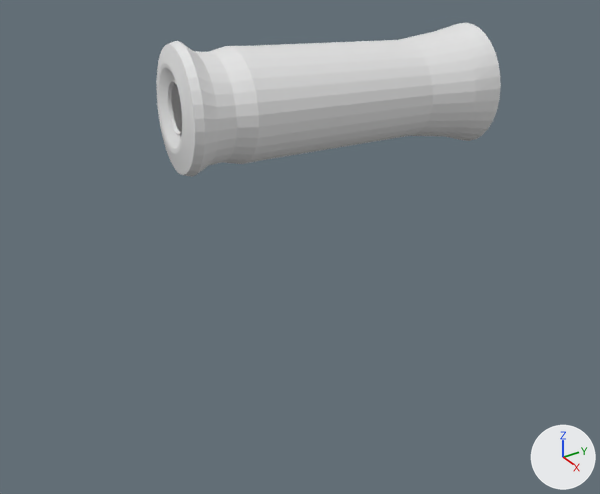
A saved change to the Blender file Models Personatges/Models Fernando/Steam Machine/canon.blend.
Camera for both pictures: a camera (50 mm lens) standing at (9.88, -7.78, 6.04) and looking at (0.68, -1.79, 0.18). Arrows for +X, +Y and +Z are at lower right; the lights stay in place.
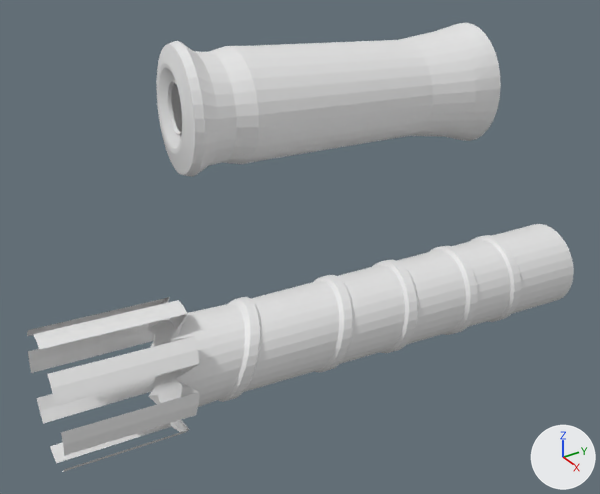
Edits to the bpy script that builds the scene:
```text
Add me_cylinder_002:
    me_cylinder_002.from_pydata(...)  # 760 vertices, 721 faces; spans x -1.35..1.35, y -1.35..1.35, z -1.06..1.0
Add ob_cylinder_001:
    ob_cylinder_001 = bpy.data.objects.new('Cylinder.001', me_cylinder_002)
    ob_cylinder_001.location = (1.57, -1.72, -0.65)
    ob_cylinder_001.rotation_euler = (-1.593, -0.377, -0.0816)  # degrees (-91, -22, -4.7)
    ob_cylinder_001.scale = (0.658, 0.658, 3.99)
```

Pixel boxes [x1, y1, x2, y2] of what changed, in the pictures (600 x 494 px):
'Cylinder.001', added
    after: [27, 224, 574, 472]
